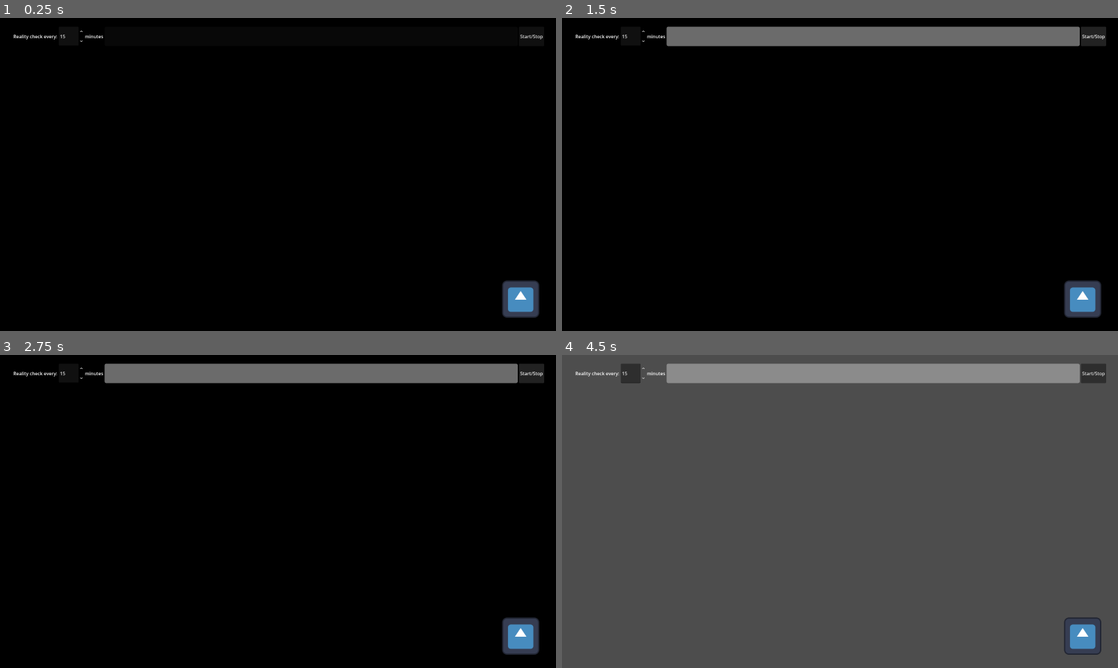
Above: before the commit, frames 1-4 (two rows, left to right).
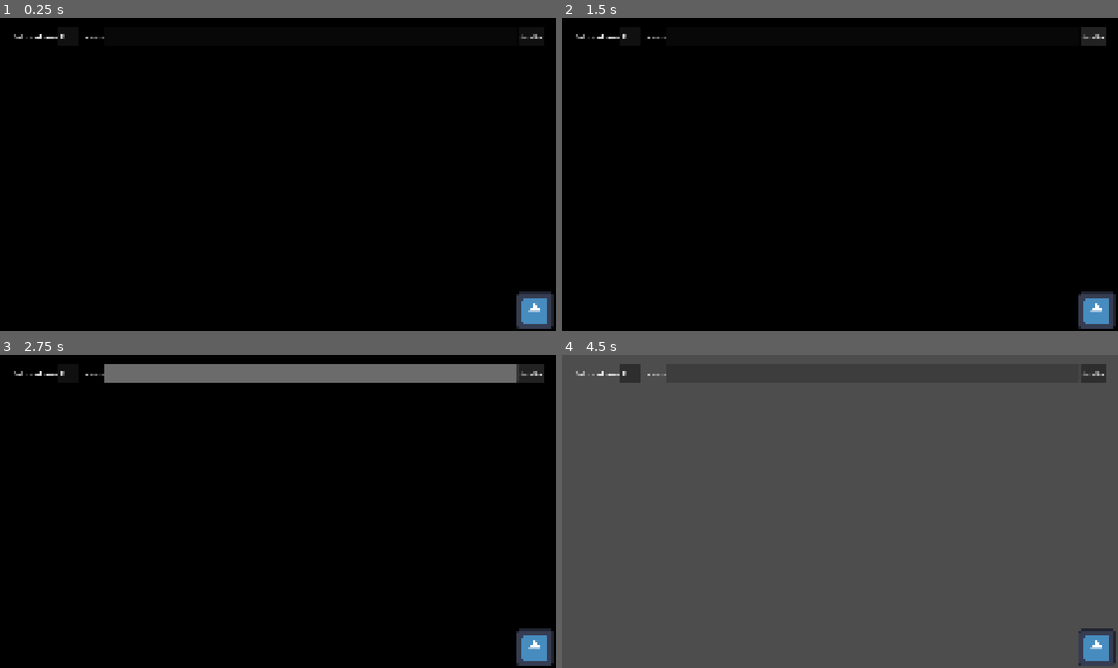
Above: after the commit, the same moments.

Repository: m0rd0rs/adhd-pet
Game: Godot game, scene res://node_2d.tscn
The game is run twice, just before and just after one commit, with the same random seed, the same clock (stepped at 60 frames per second) and the same inputs. The engine's default icon, where the game draws it, is replaced by a stand-in: a white triangle on a blue panel in a dark square.
Inputs (mouse positions are in pixels of both pictures, inside the frame that each line leads up to):
- Up to frame 1 (0.25 s): no input
- Up to frame 2 (1.5 s): click "Start/Stop" at 0.5 s; click "Start/Stop" at 1.25 s
- Up to frame 3 (2.75 s): click "Start/Stop" at 2 s
- Up to frame 4 (4.5 s): tap Enter at 2.75, 4.25 s; move the mouse to (1084, 636) at 2.77 s; click (1084, 636) at 2.92 s; tap Space at 3.5 s; move the mouse to (728, 527) at 3.52 s; click (728, 527) at 3.67 s; move the mouse to (895, 442) at 4.27 s; click (895, 442) at 4.42 s

The runs differ from the first frame. In frame 1, 1.3% of the frame differs, in the area x 2-100%, y 4-100%; in frame 2, 6.1%, in the area x 2-100%, y 2-100%; in frame 3, 1.7%; in frame 4, 5.7%.

Commit message:
Cleanup redundant logic, add max FPS and low CPU to reduce transparency calculations.

Diff:
--- a/node_2d.gd
+++ b/node_2d.gd
@@ -4,11 +4,14 @@
 @onready var buzz_timer: Timer = $BuzzTimer
 @onready var buzz_progress: ProgressBar = $"UI/Dinger/Visual Minutes"
 @onready var buzz_minutes: Range = $UI/Dinger/Minutes
-@onready var ringer: AudioStreamPlayer2D = $Ringer
+@onready var ringer: AudioStreamPlayer = $Ringer
 var is_transparent: bool = true
 
 func _ready() -> void:
 	apply_transparency(is_transparent)
+	OS.low_processor_usage_mode = true
+	Engine.max_fps = 60 # make sure we don't clog the GPU with
+						# the transparency calculations
 
 func _process(_delta: float) -> void:
 	if !buzz_timer.is_stopped():
@@ -75,21 +78,7 @@
 			toggle_transparency()
 			get_viewport().set_input_as_handled()
 
-"""
-  ### Review the Summary of Changes:
 
-  1. Dynamic Passthrough Management (node_2d.gd:42-58):
-      • Calling DisplayServer.window_set_mouse_passthrough([])
-      file:///C:/Users/mordor/Godot/pet-project/node_2d.gd#L58 when switching to
-      opaque/windowed mode, ensuring the entire window, borders, and pet remain clickable.
-      • Calling node_2d.gd:9-40 via .call_deferred() when switching to transparent mode so
-      the mask accurately bounds the pet.
-  2. Accurate Coordinates (node_2d.gd:30-36):
-      • Converts the sprite's polygon vertices using sprite.to_global() and get_viewport().
-      get_final_transform(), preventing offset errors caused by scaling or viewport stretch.
-  3. State Consistency:
-      • Uses is_transparent to clearly track whether the desktop pet overlay mode is active.
-"""
 func play_ding() -> void:
 	ringer.play()
 
@@ -99,8 +88,8 @@
 		buzz_timer.start()
 	else:
 		buzz_timer.stop()
+		buzz_progress.value = 0 # reset it to zero, no need to implement "pause".
 
 
 func _on_buzz_timer_timeout() -> void:
 	play_ding()
-	buzz_timer.start()
--- a/node_2d.tscn
+++ b/node_2d.tscn
@@ -12,7 +12,7 @@
 script = ExtResource("1_0e48y")
 
 [node name="Sprite2D" type="Sprite2D" parent="." unique_id=1785164922]
-position = Vector2(1798, 970)
+position = Vector2(1847, 1010)
 texture = ExtResource("2_epypp")
 
 [node name="Area2D" type="Area2D" parent="Sprite2D" unique_id=504680869]
@@ -25,7 +25,7 @@
 
 [node name="BuzzTimer" type="Timer" parent="." unique_id=1446209652]
 
-[node name="Ringer" type="AudioStreamPlayer2D" parent="." unique_id=903495841]
+[node name="Ringer" type="AudioStreamPlayer" parent="." unique_id=2126930993]
 stream = ExtResource("4_0hol4")
 
 [connection signal="input_event" from="Sprite2D/Area2D" to="." method="_on_pet_clicked"]
